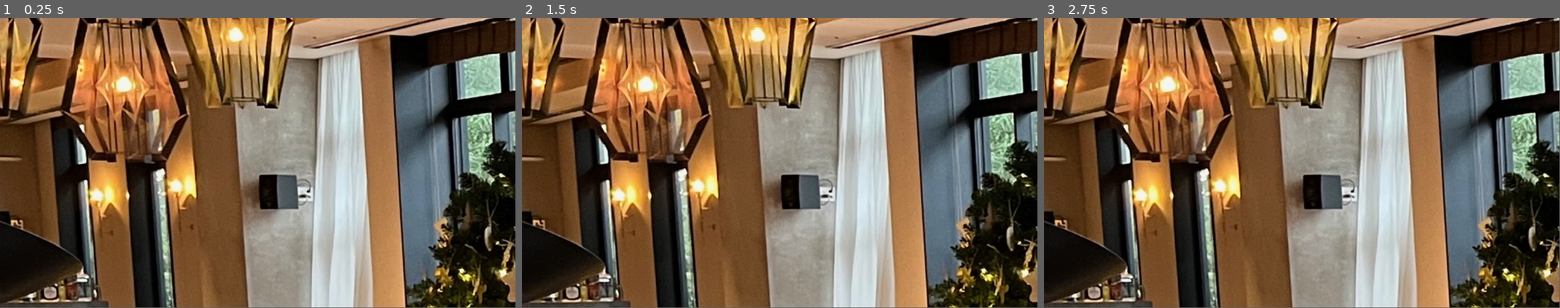
Above: before the commit, frames 1-3 (left to right).
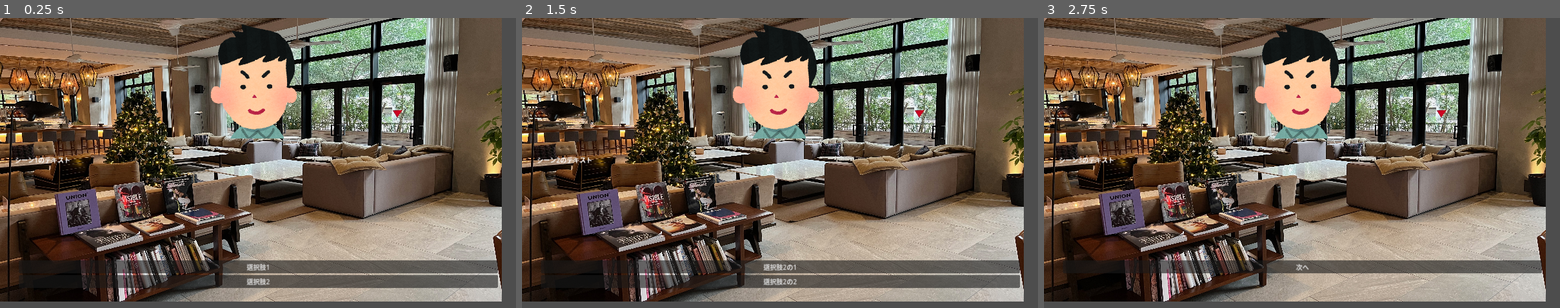
Above: after the commit, the same moments.

Repository: SAMMY7th/novel-game-prototype
Game: Godot game, scene res://node_2d.tscn
Two runs of this game, one before a commit and one after it. Both use one fixed random seed, a clock stepped at 60 frames per second and the inputs below. Before the commit the project has no main scene; this scene is started directly in both runs.
Inputs (mouse positions are in pixels of both pictures, inside the frame that each line leads up to):
- Up to frame 1 (0.25 s): no input
- Up to frame 2 (1.5 s): click (780, 267) at 0.5 s, where only the run after the commit has a clickable "選択肢1"; click (780, 267) at 1.25 s, where only the run after the commit has a clickable "選択肢2の1"
- Up to frame 3 (2.75 s): click (1302, 281) at 2 s, where only the run after the commit has a clickable "選択肢2の2"
The window is 799x449 before the commit and 800x450 after it. Grey fills any space a smaller window leaves; there, only what the larger window draws over its background counts as a difference.

The runs differ from the first frame. In frame 1, 90% of the frame differs, in the area x 0-100%, y 0-100%; in frame 2, 90%; in frame 3, 91%.

Commit message:
選択肢ボタンをクリックすると次のシナリオが読み込まれるところまで実装

Diff:
--- a/assets/scenario/scenario.json
+++ b/assets/scenario/scenario.json
@@ -17,12 +17,26 @@
 		{
 			"id": 2,
 			"text": "シーン2のテキスト",
-			"choices": []
+			"choices": [
+								{
+					"text": "選択肢2の1",
+					"next": 2
+				},
+				{
+					"text": "選択肢2の2",
+					"next": 3
+				}
+			]
 		},
 		{
 			"id": 3,
 			"text": "シーン3のテキスト",
-			"choices": []
+			"choices": [
+				{
+					"text": "次へ",
+					"next": 2
+				},
+			]
 		}
 	]
 }
--- /dev/null
+++ b/node_2d.gd
@@ -0,0 +1,33 @@
+extends Node2D
+
+@onready var text_box = $Control/RichTextLabel
+@onready var choice_container = $Control/ChoiceContainer
+var scenario_manager = preload("res://scripts/main/scenario_manager.gd").new()
+
+func _ready():
+	scenario_manager.load_scenario("res://assets/scenario/scenario.json")
+	display_scene(1)  # Display the first scene (assuming scene ID 1)
+
+func display_scene(scene_id):
+	var scene_data = scenario_manager.get_scene_by_id(scene_id)
+
+	if scene_data:
+		# Update text box
+		text_box.bbcode_text = scene_data.text
+
+		# Clear existing choices
+		for choice_button in choice_container.get_children():
+			choice_button.queue_free()
+
+		# Create new choice buttons
+		for choice in scene_data.choices:
+			var choice_button = Button.new()
+			choice_button.text = choice.text
+			var callback = Callable(self, "_on_choice_pressed").bind(choice.next)
+			choice_button.connect("pressed", callback)
+			choice_container.add_child(choice_button)
+	else:
+		print("Invalid scene ID: ", scene_id)
+
+func _on_choice_pressed(next_scene_id):
+	display_scene(next_scene_id)
--- a/node_2d.tscn
+++ b/node_2d.tscn
@@ -1,32 +1,38 @@
-[gd_scene load_steps=3 format=3 uid="uid://d3034trwnxopb"]
+[gd_scene load_steps=4 format=3 uid="uid://d3034trwnxopb"]
 
 [ext_resource type="Texture2D" uid="uid://bnxw2jidivmqw" path="res://assets/images/backgrounds/background1.jpeg" id="1_00auv"]
+[ext_resource type="Script" path="res://node_2d.gd" id="1_e3wo1"]
 [ext_resource type="Texture2D" uid="uid://bvsbp3e7mbwem" path="res://assets/images/characters/youngman_25.png" id="2_h31w3"]
 
 [node name="Node2D" type="Node2D"]
+script = ExtResource("1_e3wo1")
 
-[node name="background" type="Sprite2D" parent="."]
-position = Vector2(2681, 1090)
-scale = Vector2(1.66518, 1.51323)
+[node name="Control" type="Control" parent="."]
+layout_mode = 3
+anchors_preset = 0
+
+[node name="background" type="Sprite2D" parent="Control"]
+position = Vector2(620, 320)
+scale = Vector2(0.310268, 0.253637)
 texture = ExtResource("1_00auv")
 
-[node name="character" type="Sprite2D" parent="."]
-position = Vector2(2706, 1126)
-scale = Vector2(2.77241, 2.72281)
+[node name="character" type="Sprite2D" parent="Control"]
+position = Vector2(636, 154)
+scale = Vector2(0.519112, 0.509825)
 texture = ExtResource("2_h31w3")
 
-[node name="Button" type="Button" parent="."]
-offset_left = -443.0
-offset_top = 1723.0
-offset_right = -387.0
-offset_bottom = 1754.0
-text = "ボタン"
-
-[node name="RichTextLabel" type="RichTextLabel" parent="."]
-offset_left = -632.0
-offset_top = 2183.0
-offset_right = 5575.0
-offset_bottom = 3331.0
+[node name="RichTextLabel" type="RichTextLabel" parent="Control"]
+offset_left = 37.0
+offset_top = 340.0
+offset_right = 1211.0
+offset_bottom = 544.0
 text = "あいうえお
 
 かきくけこ"
+
+[node name="ChoiceContainer" type="VBoxContainer" parent="Control"]
+layout_mode = 1
+offset_left = 47.0
+offset_top = 602.0
+offset_right = 1235.0
+offset_bottom = 696.0
--- a/project.godot
+++ b/project.godot
@@ -11,8 +11,15 @@
 [application]
 
 config/name="novel-game-prototype"
+run/main_scene="res://node_2d.tscn"
 config/features=PackedStringArray("4.0", "GL Compatibility")
 config/icon="res://icon.svg"
+
+[display]
+
+window/size/viewport_width=1280
+window/size/viewport_height=720
+window/stretch/mode="canvas_items"
 
 [rendering]
 
--- a/scripts/main/scenario_manager.gd
+++ b/scripts/main/scenario_manager.gd
@@ -1,11 +1,18 @@
 extends Node
 
+var scenario_data = null
 
-# Called when the node enters the scene tree for the first time.
-func _ready():
-	pass # Replace with function body.
+func load_scenario(path):
+	var file = FileAccess.open(path, FileAccess.READ)
+	if file != null:
+		var json_text = file.get_as_text()
 
+		scenario_data = JSON.parse_string(json_text)
+	else:
+		print("Failed to load scenario file.")
 
-# Called every frame. 'delta' is the elapsed time since the previous frame.
-func _process(delta):
-	pass
+func get_scene_by_id(scene_id):
+	for scene in scenario_data.scenes:
+		if scene.id == scene_id:
+			return scene
+	return null
